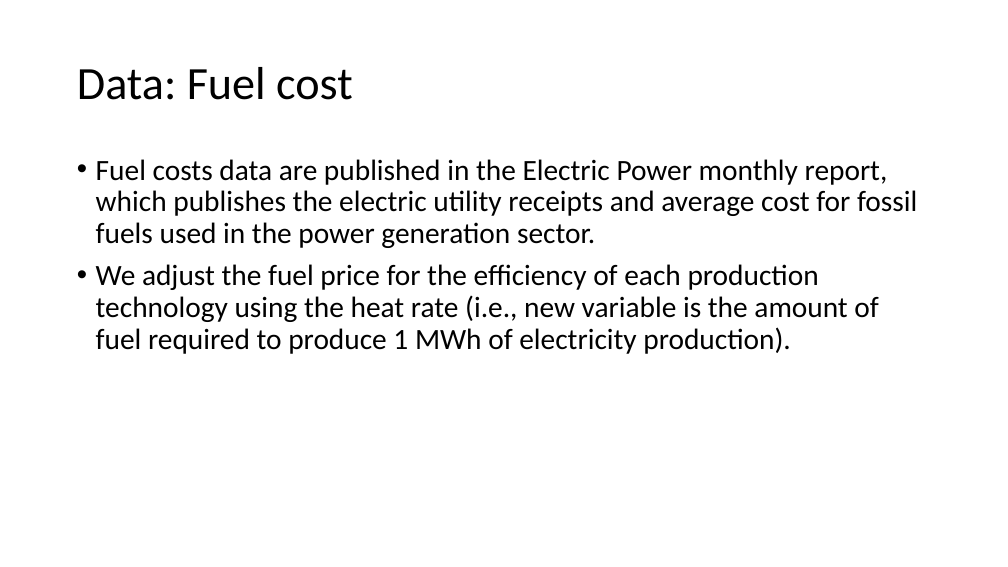
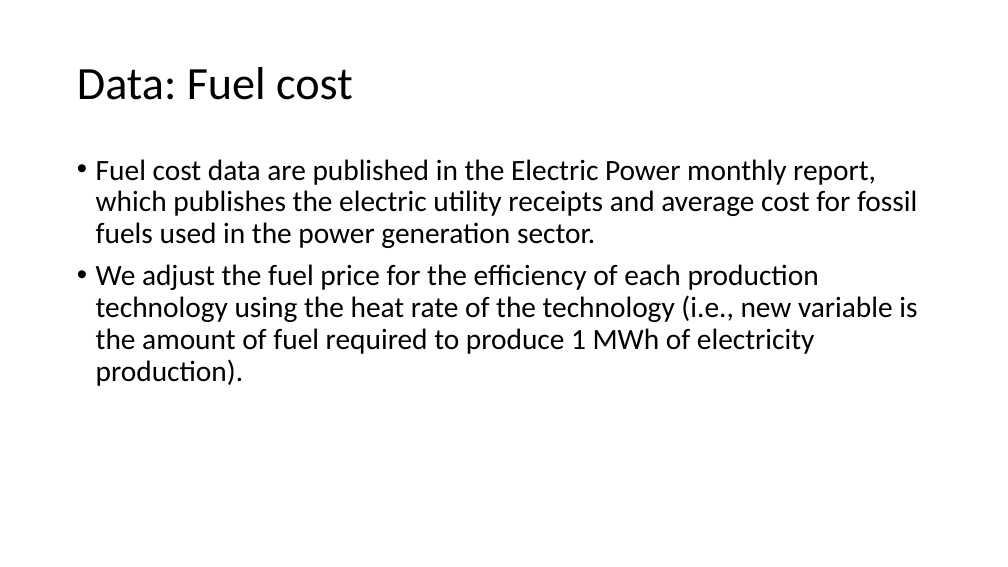
Before and after one commit to andymd26/fuzzy-waffle, a slide deck: slide 10 of doc/Electricity investment.pptx. Drawn at 1008x567 pixels with LibreOffice and Linux fonts; fonts in the diff are those of the drawing. Boxes give left, top, right and bottom in pixels: in the first picture for what was removed or moved away, otherwise in the second. Text is boxed around its words. In the diff, an @@ line names an element or a change of style, - is before the commit and + after.

```diff
--- a/doc/Electricity investment.pptx
+++ b/doc/Electricity investment.pptx
@@ text at bbox=[96, 159, 917, 386]: text changed @@
-• Fuel costs data are published in the Electric Power monthly report, which publishes the electric utility receipts and average cost for fossil fuels used in the power generation sector.
-• We adjust the fuel price for the efficiency of each production technology using the heat rate (i.e., new variable is the amount of fuel required to produce 1 MWh of electricity production).
+• Fuel cost data are published in the Electric Power monthly report, which publishes the electric utility receipts and average cost for fossil fuels used in the power generation sector.
+• We adjust the fuel price for the efficiency of each production technology using the heat rate of the technology (i.e., new variable is the amount of fuel required to produce 1 MWh of electricity production).
```
Also in this commit, not shown: 10 other slides changed, 3 slides added.
